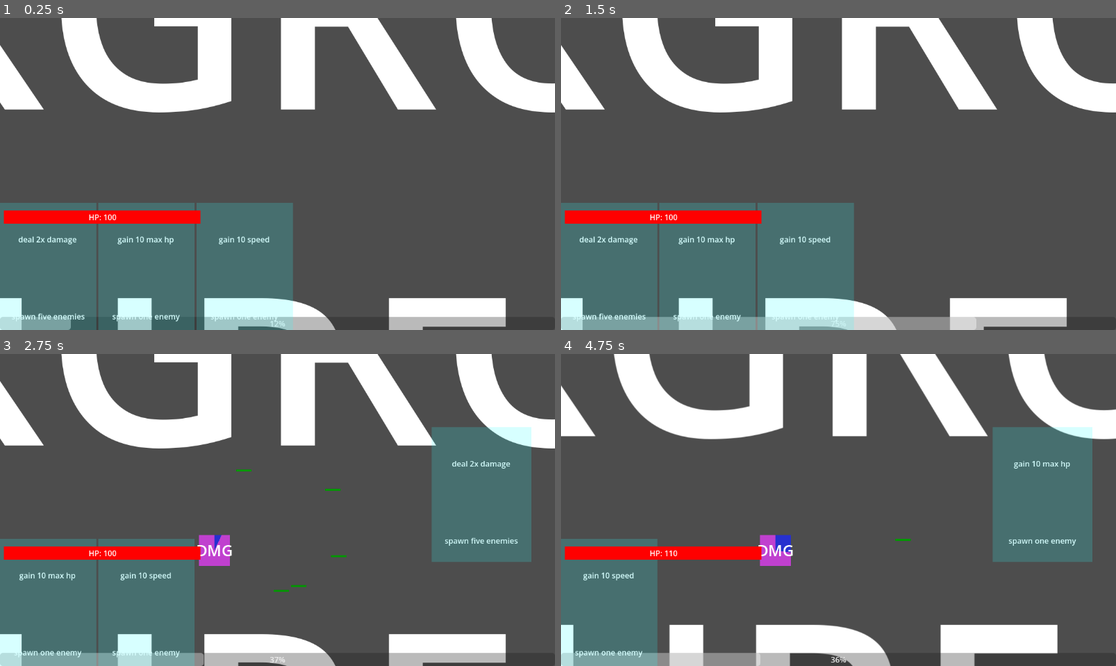
Above: before the commit, frames 1-4 (two rows, left to right).
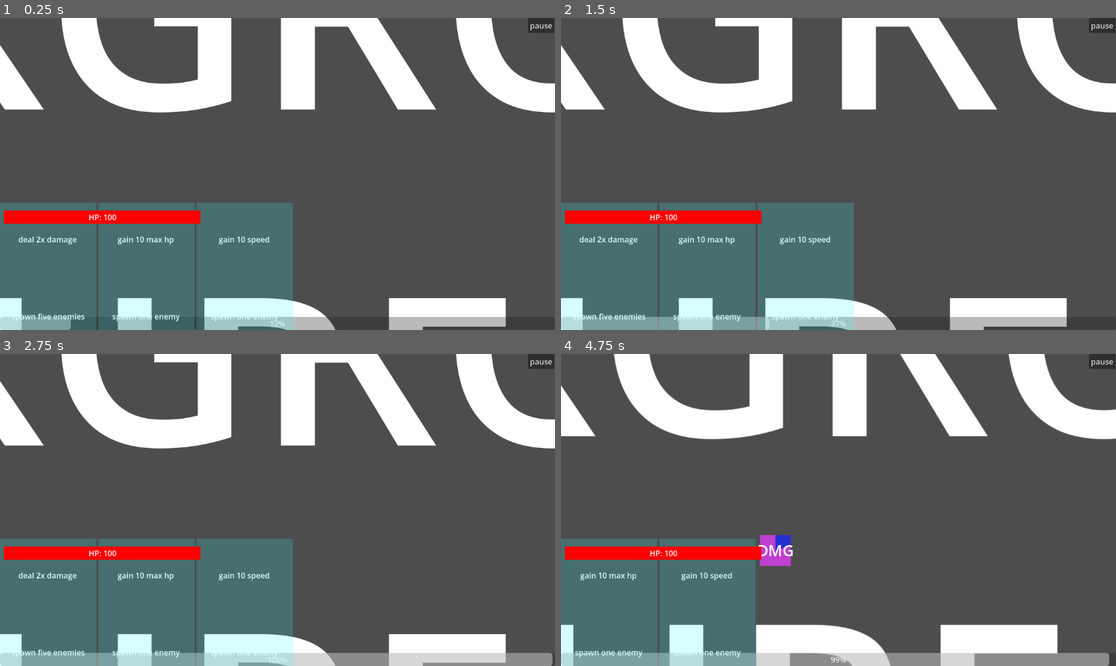
Above: after the commit, the same moments.

Repository: Lobbsterwaffles/Brocci
Game: Godot game, scene res://rootly.tscn
The game is run twice, just before and just after one commit, with the same random seed, the same clock (stepped at 60 frames per second) and the same inputs.
Inputs (mouse positions are in pixels of both pictures, inside the frame that each line leads up to):
- Up to frame 1 (0.25 s): no input
- Up to frame 2 (1.5 s): click (1104, 24) at 0.5 s, where only the run after the commit has a clickable "pause"; click (838, 114) at 1.25 s, where only the run after the commit has a clickable "RESUME"
- Up to frame 3 (2.75 s): tap A (a) at 2.1 s; tap D (d) at 2.3 s
- Up to frame 4 (4.75 s): tap D (d) at 2.85 s; tap E (e) at 3.05, 3.6 s; tap S (s) at 3.8, 4.35 s; tap W (w) at 4.55 s

The runs differ from the first frame. In frame 1, 0.2% of the frame differs, in the area x 95-100%, y 0-5%; in frame 2, 1.2%; in frame 3, 17%, in the area x 2-100%, y 0-100%; in frame 4, 17%.

Commit message:
pausemenu

Diff:
--- a/hud.tscn
+++ b/hud.tscn
@@ -86,3 +86,15 @@
 offset_bottom = -0.055992126
 text = "HP: XY%"
 metadata/_edit_use_anchors_ = true
+
+[node name="pause_btn" type="Button" parent="." unique_id=594217292]
+layout_mode = 1
+anchors_preset = 1
+anchor_left = 1.0
+anchor_right = 1.0
+offset_left = -56.0
+offset_top = -512.0
+offset_right = -1.0
+offset_bottom = -481.0
+grow_horizontal = 0
+text = "pause"
--- /dev/null
+++ b/pausemenu.gd
@@ -0,0 +1,10 @@
+extends Control
+
+@onready var resume_btn = get_node("resume_btn")
+
+func _ready():
+	resume_btn.pressed.connect(
+		func ():
+			hide()
+			get_tree().paused = false
+	)
--- /dev/null
+++ b/pausemenu.tscn
@@ -0,0 +1,32 @@
+[gd_scene format=3 uid="uid://8ai8ue4oekre"]
+
+[ext_resource type="Script" uid="uid://q3bxca0qh6iw" path="res://pausemenu.gd" id="1_0mw5b"]
+
+[node name="pausemenu" type="Control" unique_id=1999936203]
+layout_mode = 3
+anchors_preset = 15
+anchor_right = 1.0
+anchor_bottom = 1.0
+grow_horizontal = 2
+grow_vertical = 2
+script = ExtResource("1_0mw5b")
+
+[node name="Label" type="Label" parent="." unique_id=736317080]
+layout_mode = 1
+anchors_preset = 5
+anchor_left = 0.5
+anchor_right = 0.5
+offset_left = -56.0
+offset_top = 104.0
+offset_right = 47.0
+offset_bottom = 127.0
+grow_horizontal = 2
+text = "PAUSE MENU"
+
+[node name="resume_btn" type="Button" parent="." unique_id=1408778258]
+layout_mode = 0
+offset_left = 528.0
+offset_top = 184.0
+offset_right = 613.0
+offset_bottom = 215.0
+text = "RESUME"
--- a/rootly.gd
+++ b/rootly.gd
@@ -116,6 +116,12 @@
 	)
 	$poison_timer.start(0.25)
 
+	get_node("%ui/hud/pause_btn").pressed.connect(
+		func():
+			get_tree().paused = true
+			get_node("%ui/pausemenu").show()
+	)
+
 func player_poison():
 	print("Poisonge")
 	var b = scn_poison.instantiate()
--- a/rootly.tscn
+++ b/rootly.tscn
@@ -3,6 +3,7 @@
 [ext_resource type="PackedScene" uid="uid://eh5p4jwa3qvu" path="res://player.tscn" id="1_pnx8u"]
 [ext_resource type="Script" uid="uid://bc6wwkahjdech" path="res://rootly.gd" id="1_wpucx"]
 [ext_resource type="PackedScene" uid="uid://cbkdfu7hppgrg" path="res://hud.tscn" id="3_1lfxc"]
+[ext_resource type="PackedScene" uid="uid://8ai8ue4oekre" path="res://pausemenu.tscn" id="4_sa1sv"]
 
 [node name="Rootly" type="Node2D" unique_id=1993284389]
 script = ExtResource("1_wpucx")
@@ -15,6 +16,10 @@
 
 [node name="hud" parent="ui" unique_id=1462350320 instance=ExtResource("3_1lfxc")]
 
+[node name="pausemenu" parent="ui" unique_id=1999936203 instance=ExtResource("4_sa1sv")]
+process_mode = 2
+visible = false
+
 [node name="Label" type="Label" parent="." unique_id=1156310192]
 offset_left = -2040.0
 offset_top = -776.0
Not shown, added: pausemenu.gd.uid
